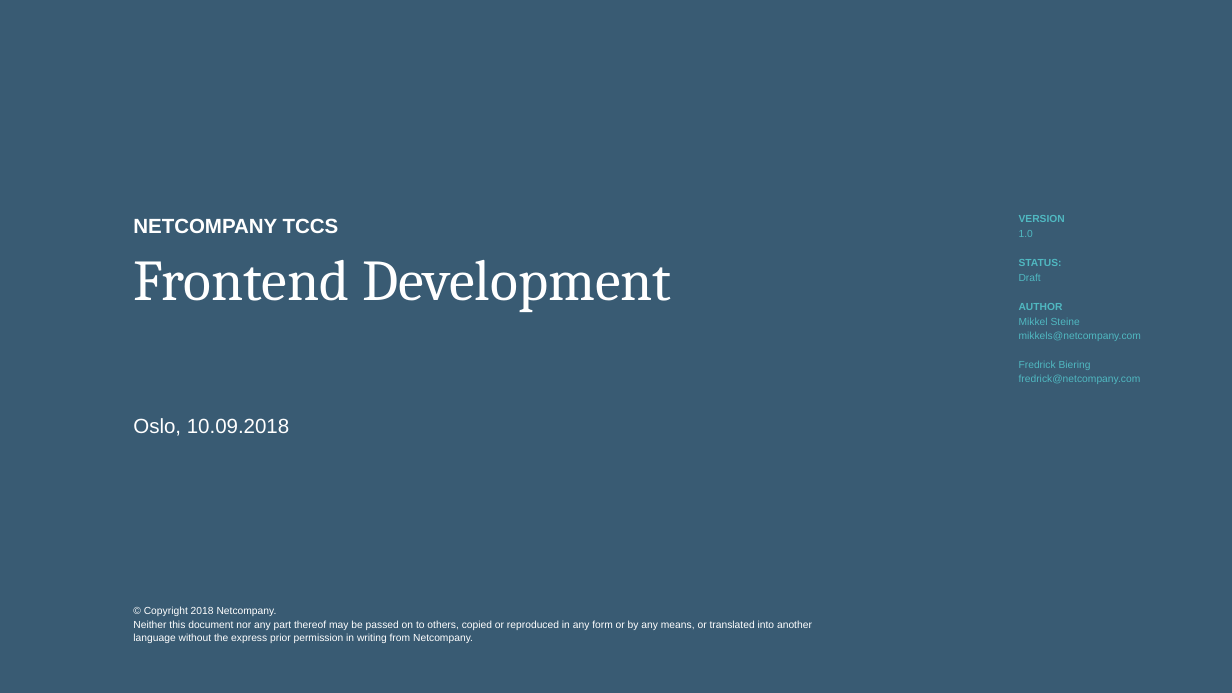
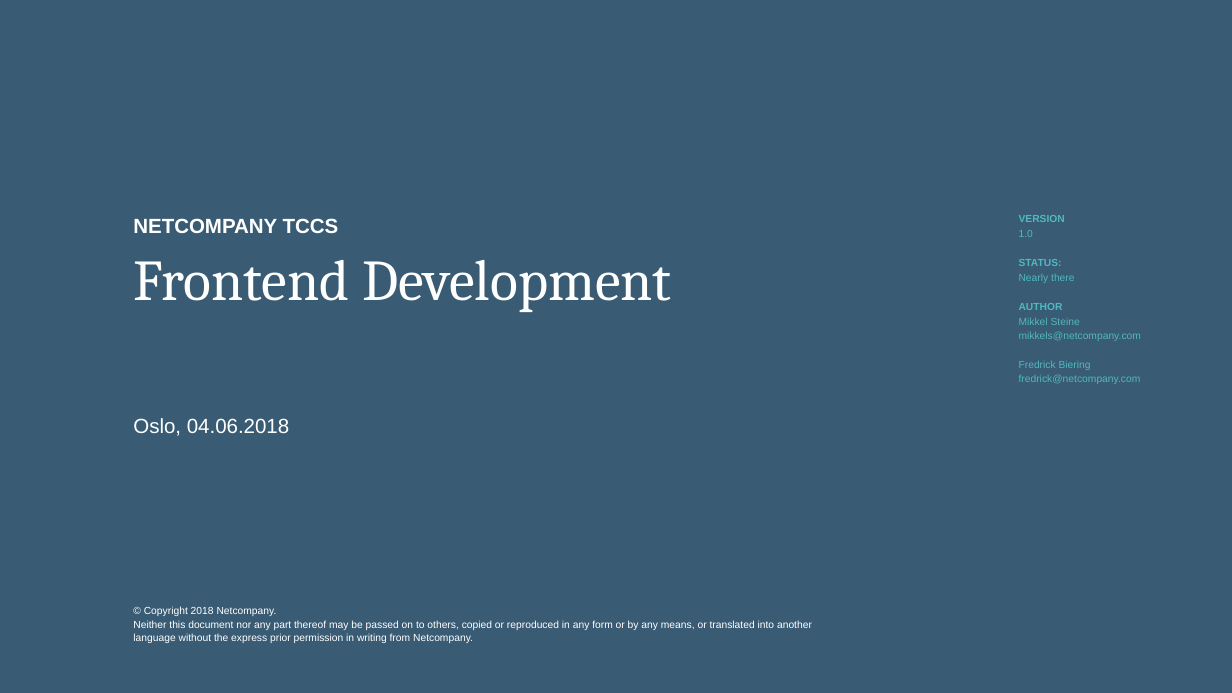
Before and after one commit to netcompanyno/tccs-frontend-assignments, a slide deck: slide 1 of course_material/TCCS-Frontend.pptx. Drawn at 1232x693 pixels with LibreOffice and Linux fonts; fonts in the diff are those of the drawing; background and template pictures are left out. Boxes give left, top, right and bottom in pixels: in the first picture for what was removed or moved away, otherwise in the second. Text is boxed around its words. In the diff, an @@ line names an element or a change of style, - is before the commit and + after.

Commit message:
Presentation

```diff
--- a/course_material/TCCS-Frontend.pptx
+++ b/course_material/TCCS-Frontend.pptx
@@ text at (1019, 274, 1074, 283): text changed @@
-Draft
+Nearly there
@@ subtitle at (133, 418, 289, 436): text changed @@
-Oslo, 10.09.2018
+Oslo, 04.06.2018
```
Also in this commit, not shown: 12 slides added, 1 slide removed.
